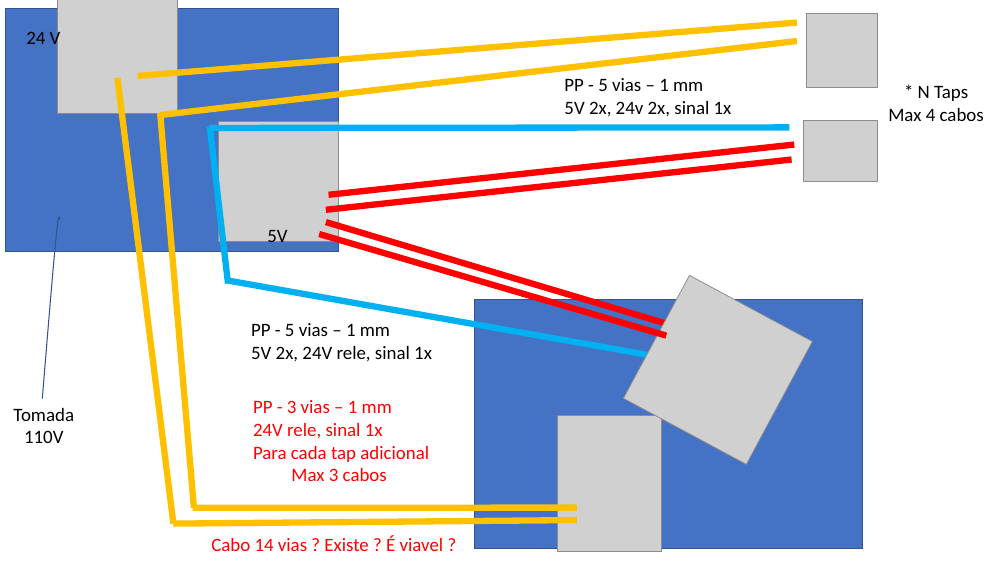
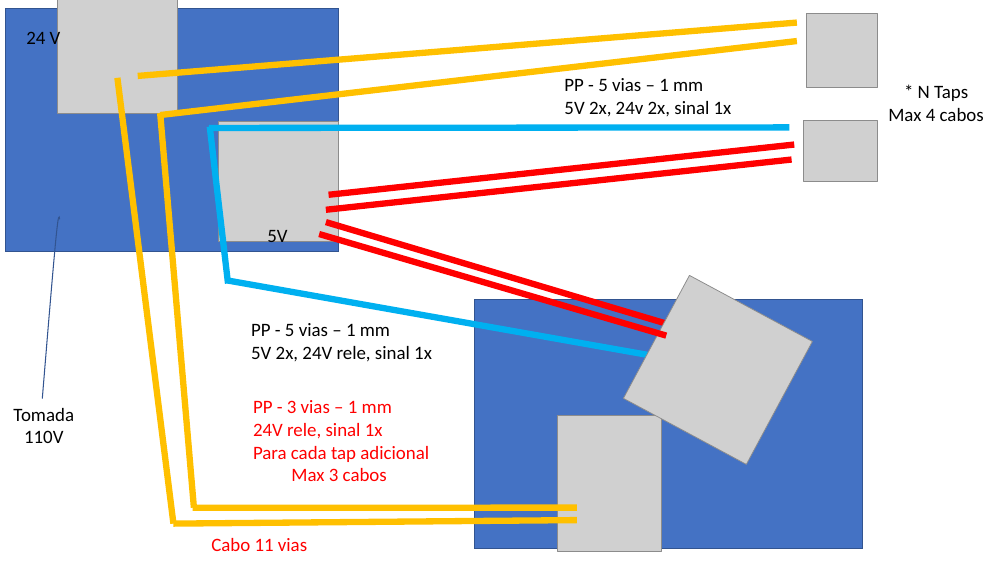
Before and after one commit to murchelon/MarSidFla, a slide deck: slide 1 of Docs/peças especificacoes/chicotes/conexao externa.pptx. Drawn at 1008x567 pixels with LibreOffice and Linux fonts; fonts in the diff are those of the drawing; grey boxes stand for pictures. Boxes give left, top, right and bottom in pixels: in the first picture for what was removed or moved away, otherwise in the second. Text is boxed around its words. In the diff, an @@ line names an element or a change of style, - is before the commit and + after.

Commit message:
ajuste de vias

```diff
--- a/Docs/peças especificacoes/chicotes/conexao externa.pptx
+++ b/Docs/peças especificacoes/chicotes/conexao externa.pptx
@@ text at <box>211,538,307,551</box>: text changed @@
-Cabo 14 vias ? Existe ? É viavel ?
+Cabo 11 vias
```
